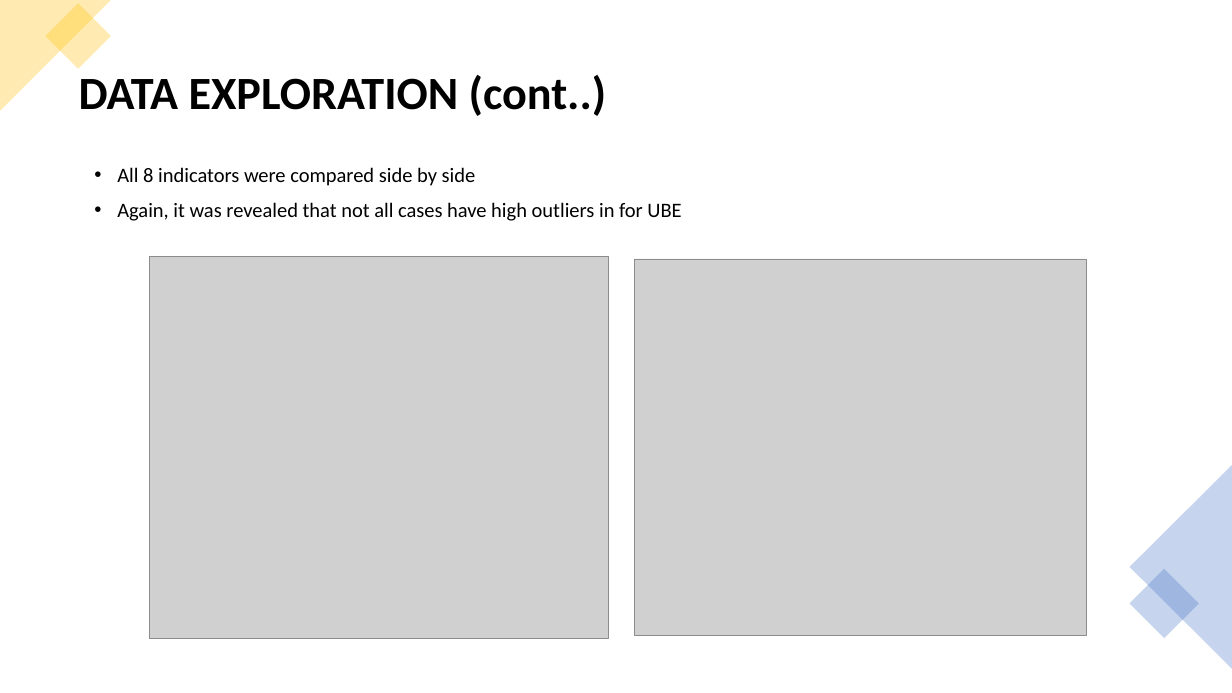
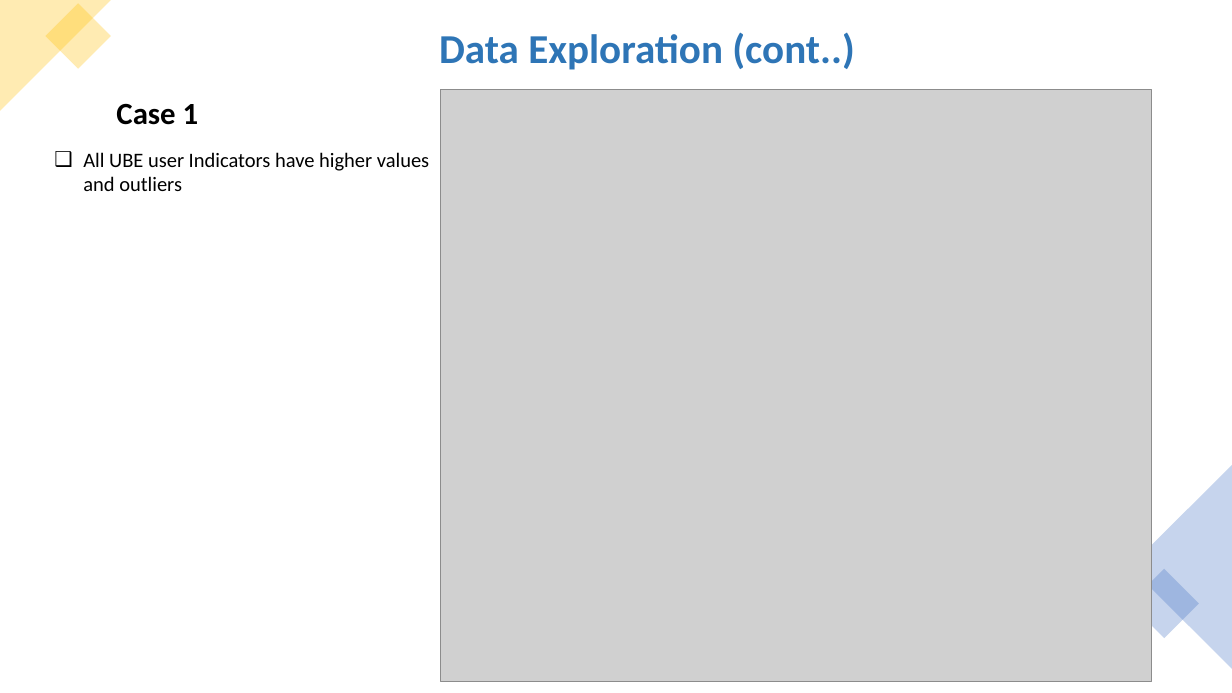
Before and after one commit to ITU-AI-ML-in-5G-Challenge/Team-DataRangers-home-network-users-experience-classification, a slide deck: slide 6 of 5gChallenge_DataRangers.pptx (slide 7 before the commit). Drawn at 1232x693 pixels with LibreOffice and Linux fonts; fonts in the diff are those of the drawing; grey boxes stand for pictures. Boxes give left, top, right and bottom in pixels: in the first picture for what was removed or moved away, otherwise in the second. Text is boxed around its words. In the diff, an @@ line names an element or a change of style, - is before the commit and + after.

```diff
--- a/5gChallenge_DataRangers.pptx
+++ b/5gChallenge_DataRangers.pptx
@@ text at <box>439,32,854,70</box>: text changed; size 36 to 32 pt; text colour #000000 to #2E75B6 @@
-DATA EXPLORATION (cont..)
+Data Exploration (cont..)
@@ text added at <box>116,103,199,125</box>, 24 pt, text #000000, bold @@
+Case 1
@@ picture added at <box>441,90,1152,682</box> @@
@@ text added at <box>83,152,429,191</box>, 16 pt, text #000000 @@
+❑ All UBE user Indicators have higher values and outliers
@@ text removed at <box>117,167,681,221</box> @@
-• All 8 indicators were compared side by side
-• Again, it was revealed that not all cases have high outliers in for UBE
@@ picture removed at <box>150,256,608,638</box> @@
@@ picture removed at <box>634,259,1086,635</box> @@
```
Also in this commit, not shown: 13 other slides changed, 1 slide added, 1 slide removed.
